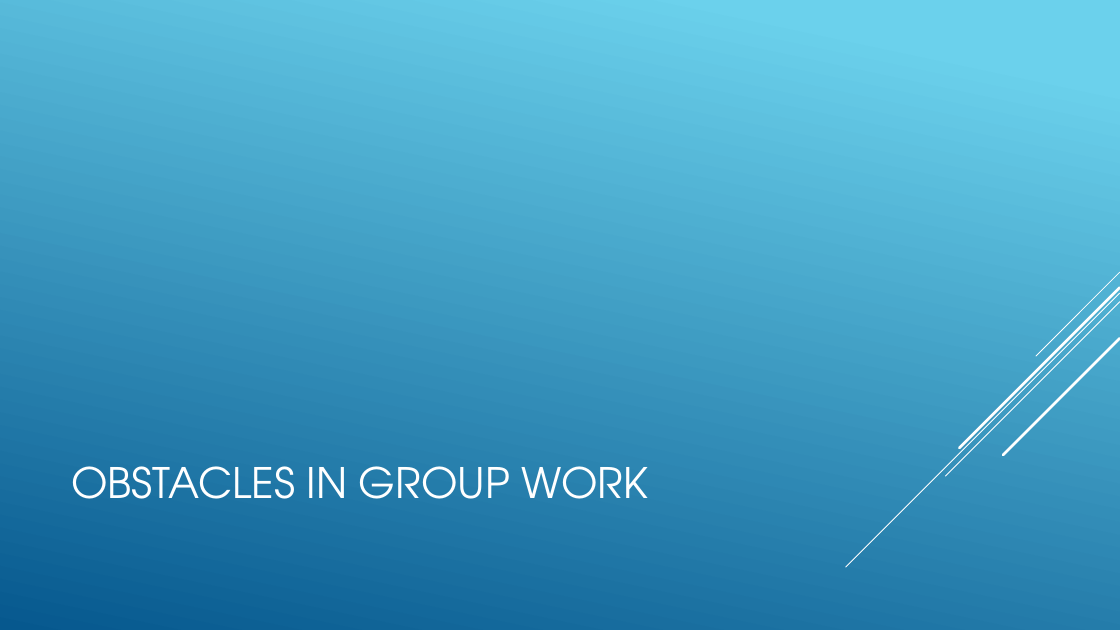
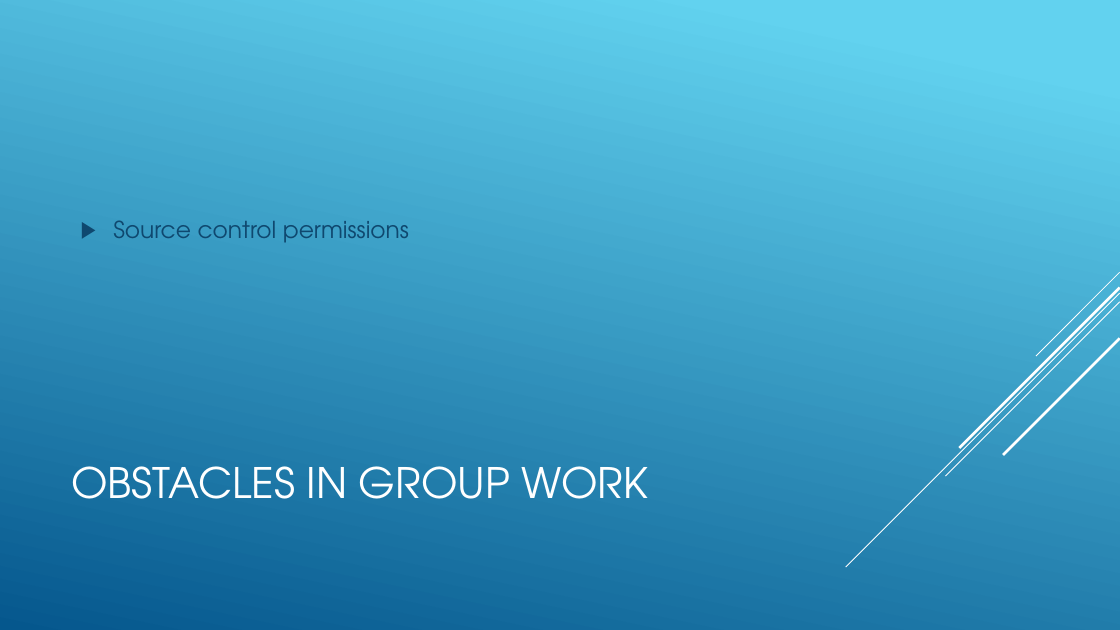
Before and after one commit to jareddarnell/Project1-Group2, a slide deck: slide 5 of Video game database.pptx (slide 4 before the commit). Drawn at 1120x630 pixels with LibreOffice and Linux fonts; fonts in the diff are those of the drawing. Boxes give left, top, right and bottom in pixels: in the first picture for what was removed or moved away, otherwise in the second. Text is boxed around its words. In the diff, an @@ line names an element or a change of style, - is before the commit and + after.

```diff
--- a/Video game database.pptx
+++ b/Video game database.pptx
@@ background gradient #6ED2EB to #06588E to gradient #62D2EF to #05578D @@
@@ text added at bbox=[113, 220, 409, 243], 20 pt, text #0F486F @@
+▶ Source control permissions
```
Also in this commit, not shown: 3 other slides changed, 1 slide added, 3 other files.
